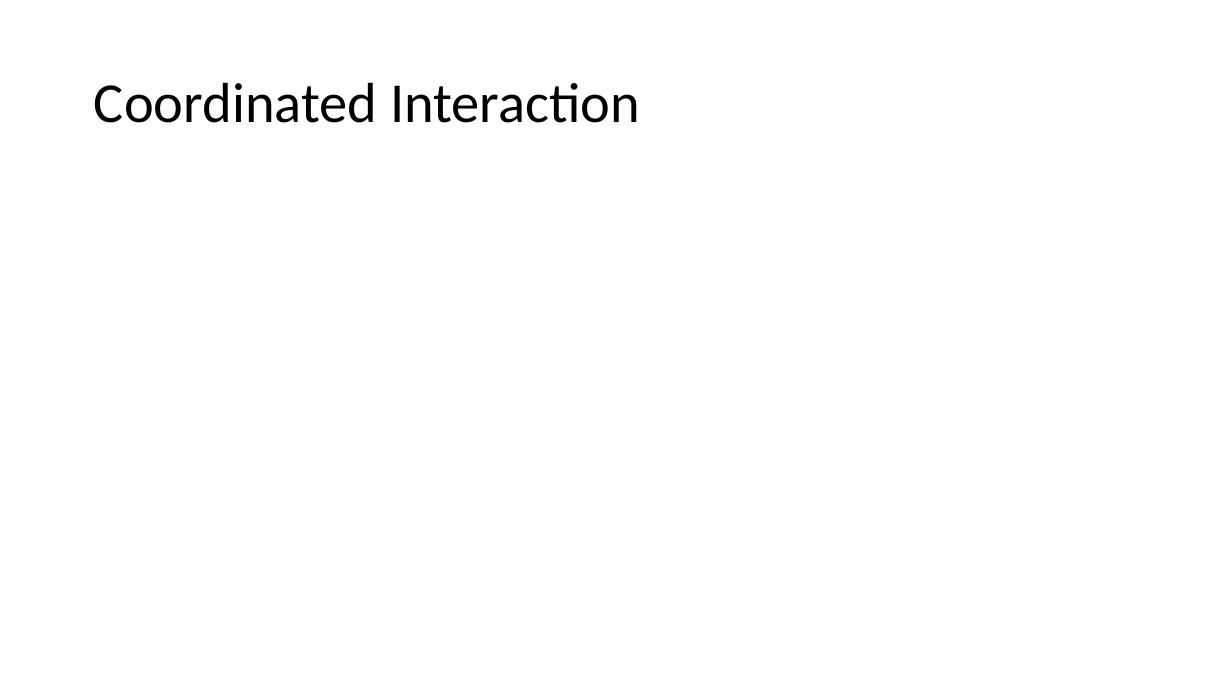
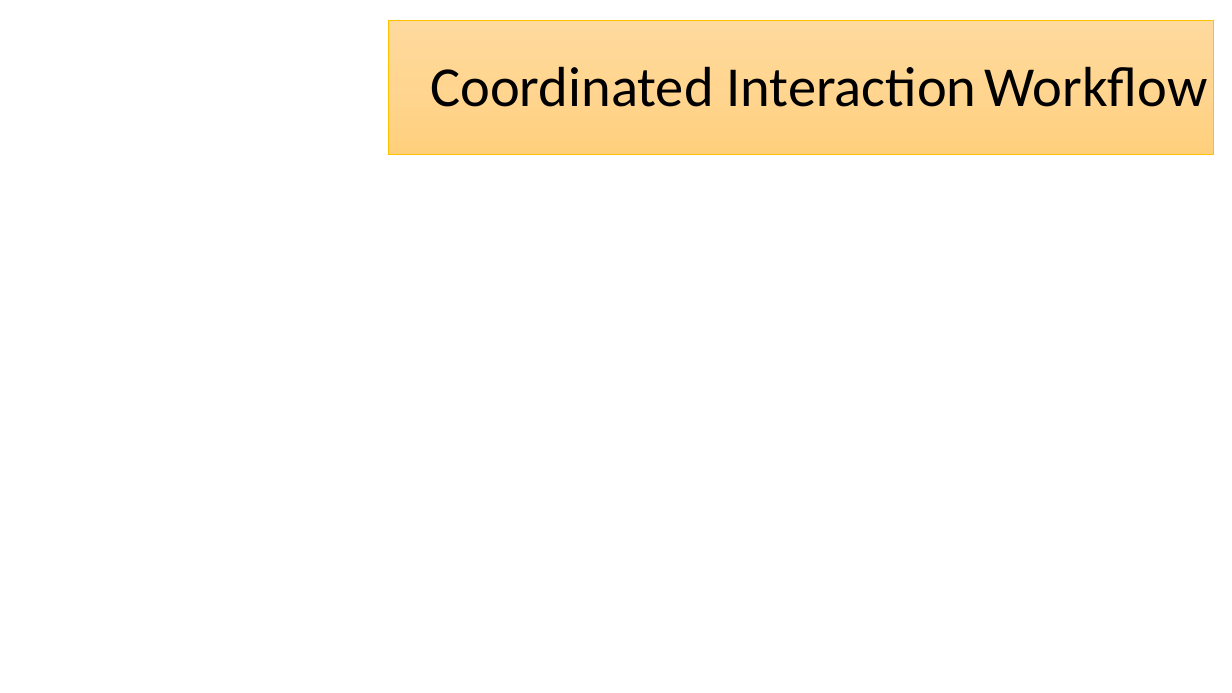
Before and after one commit to JolienRietkerk/PhD, a slide deck: slide 12 of doc/PhD intro to MPI.pptx (slide 7 before the commit). Drawn at 1232x693 pixels with LibreOffice and Linux fonts; fonts in the diff are those of the drawing; background and template pictures are left out. Boxes give left, top, right and bottom in pixels: in the first picture for what was removed or moved away, otherwise in the second. Text is boxed around its words. In the diff, an @@ line names an element or a change of style, - is before the commit and + after.

```diff
--- a/doc/PhD intro to MPI.pptx
+++ b/doc/PhD intro to MPI.pptx
@@ rectangle added at (388, 20, 1214, 154), fill gradient #FFDB9E to #FFD590 to #FFD07C, outline #FFC000 0.5 pt @@
@@ title at (430, 66, 1208, 107): text changed @@
-Coordinated Interaction
+Coordinated Interaction Workflow
```
Also in this commit, not shown: 3 other slides changed, 11 slides added, 3 slides removed.
